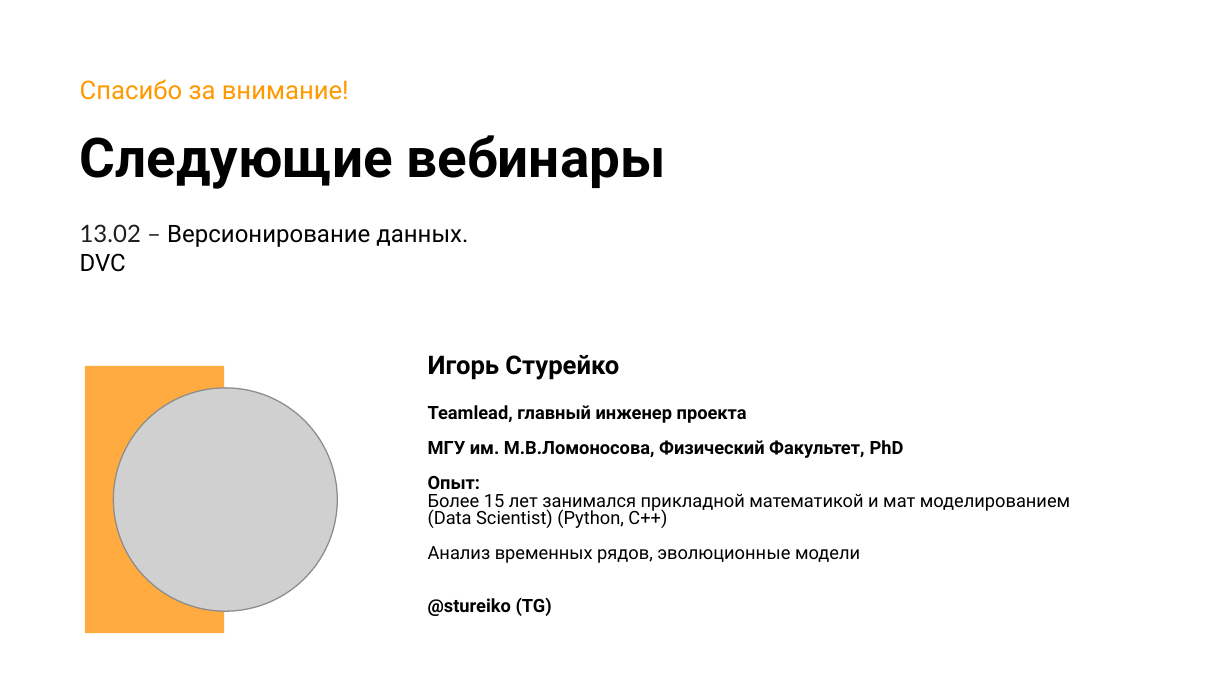
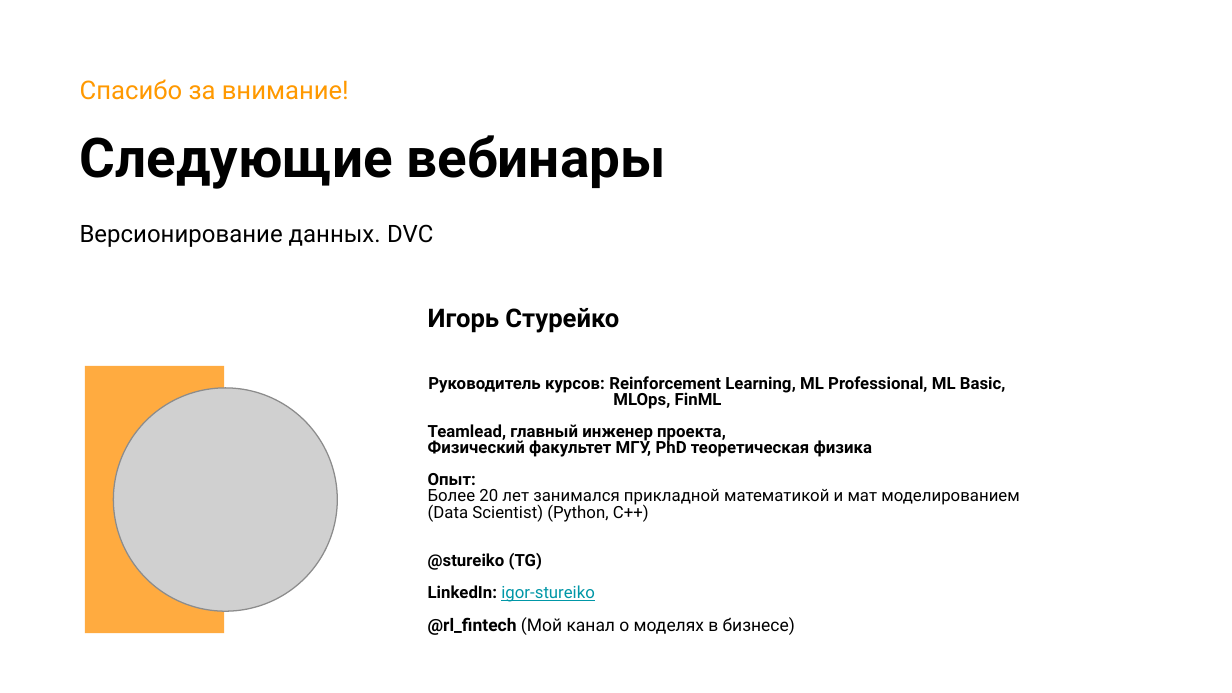
Before and after one commit to stureiko/Otus_lectures, a slide deck: slide 27 of MLOps/18 - Извлечение признаков SparkML/Presentation/18 - MLSpark - feature extraction.pptx. Drawn at 1232x693 pixels with LibreOffice and Linux fonts; fonts in the diff are those of the drawing; grey boxes stand for pictures; background and template pictures are left out. Boxes give left, top, right and bottom in pixels: in the first picture for what was removed or moved away, otherwise in the second. Text is boxed around its words. In the diff, an @@ line names an element or a change of style, - is before the commit and + after.

```diff
--- a/MLOps/18 - Извлечение признаков SparkML/Presentation/18 - MLSpark - feature extraction.pptx
+++ b/MLOps/18 - Извлечение признаков SparkML/Presentation/18 - MLSpark - feature extraction.pptx
@@ text at <box>80,224,433,247</box>: text changed @@
-13.02 – Версионирование данных. DVC
+Версионирование данных. DVC
@@ subtitle "Игорь Стурейко": place and size @@
-subtitle "Игорь Стурейко" at <box>428,355,619,380</box>
+subtitle "Игорь Стурейко" at <box>428,308,619,333</box>
@@ subtitle "Руководитель курсов: Reinforcement Learning, ML ...": place and size @@
-subtitle "Руководитель курсов: Reinforcement Learning, ML ..." at <box>428,405,1070,616</box>
+subtitle "Руководитель курсов: Reinforcement Learning, ML ..." at <box>428,376,1020,635</box>
@@ subtitle at <box>428,376,1006,457</box>: text changed; size 10.6 to 9.8 pt @@
-Teamlead, главный инженер проекта
-МГУ им. М.В.Ломоносова, Физический Факультет, PhD
+Руководитель курсов: Reinforcement Learning, ML Professional, ML Basic,
+MLOps, FinML
+Teamlead, главный инженер проекта,
+Физический факультет МГУ, PhD теоретическая физика
@@ subtitle at <box>428,473,649,570</box>: size 10.6 to 9.8 pt in "Опыт:", "(Data Scientist) (Python, С++)", "@stureiko (TG)" @@
@@ subtitle at <box>428,489,1020,506</box>: text changed; size 10.6 to 9.8 pt @@
-Более 15 лет занимался прикладной математикой и мат моделированием
+Более 20 лет занимался прикладной математикой и мат моделированием
@@ subtitle at <box>428,546,860,563</box>: paragraph removed @@
-Анализ временных рядов, эволюционные модели
@@ subtitle at <box>428,585,795,635</box>: paragraphs added @@
+LinkedIn: igor-stureiko
+@rl_fintech (Мой канал о моделях в бизнесе)
```
Also in this commit, not shown: 3 other slides changed, 8 other files.
